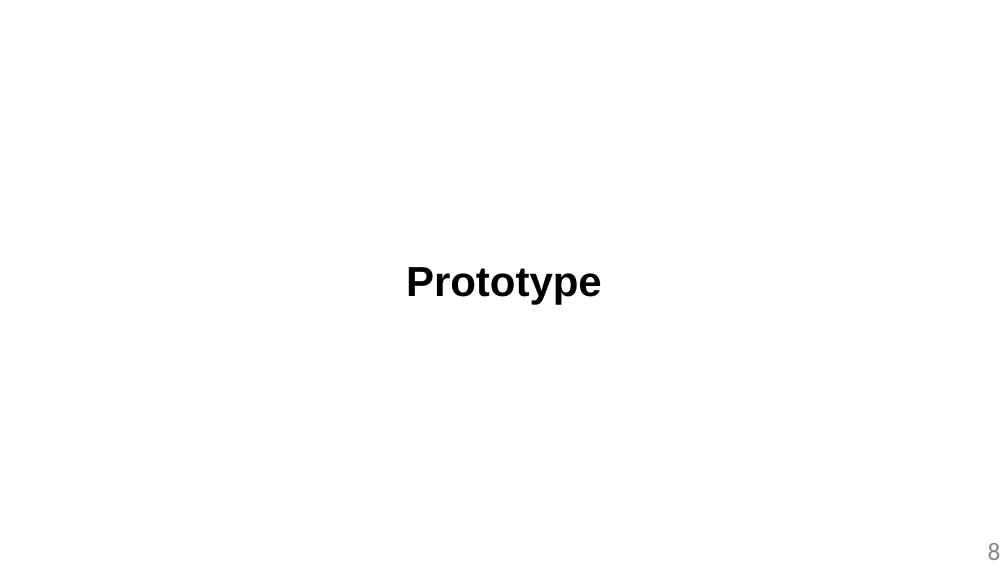
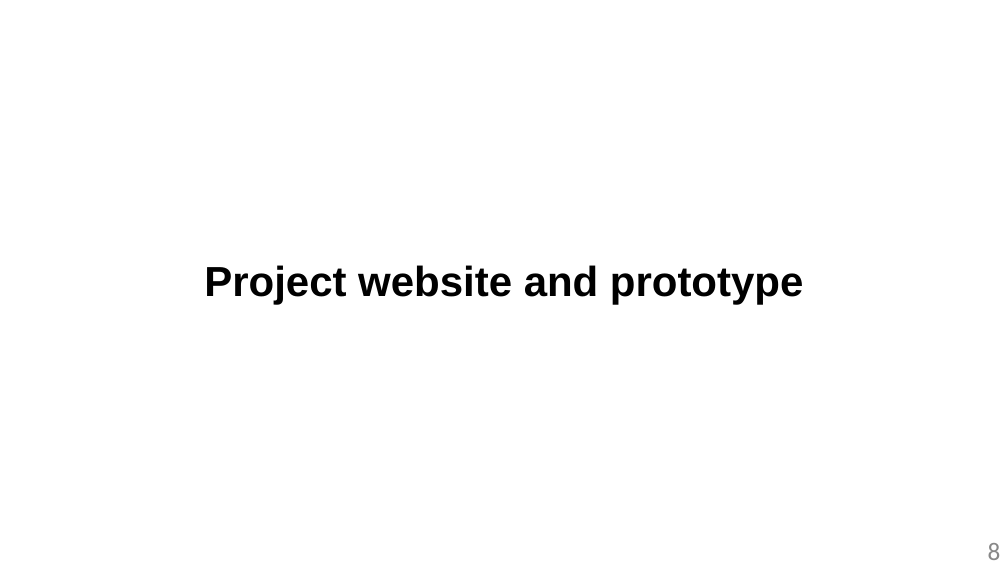
Before and after one commit to zzzzz151/AI-text-detector, a slide deck: slide 8 of presentation-prototype.pptx. Drawn at 1008x567 pixels with LibreOffice and Linux fonts; fonts in the diff are those of the drawing. Boxes give left, top, right and bottom in pixels: in the first picture for what was removed or moved away, otherwise in the second. Text is boxed around its words. In the diff, an @@ line names an element or a change of style, - is before the commit and + after.

```diff
--- a/presentation-prototype.pptx
+++ b/presentation-prototype.pptx
@@ title at bbox=[204, 265, 803, 305]: text changed @@
-Prototype
+Project website and prototype
```
